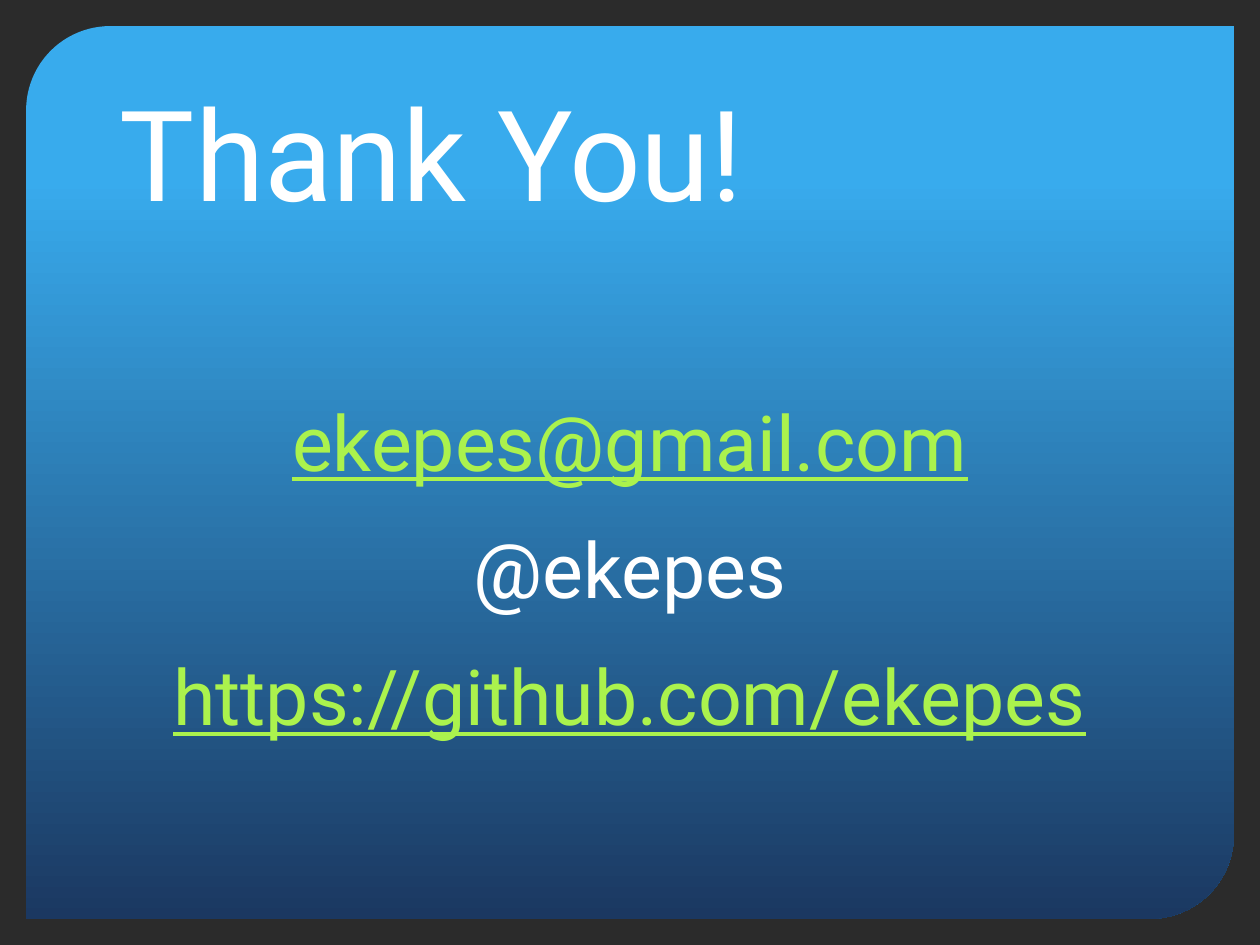
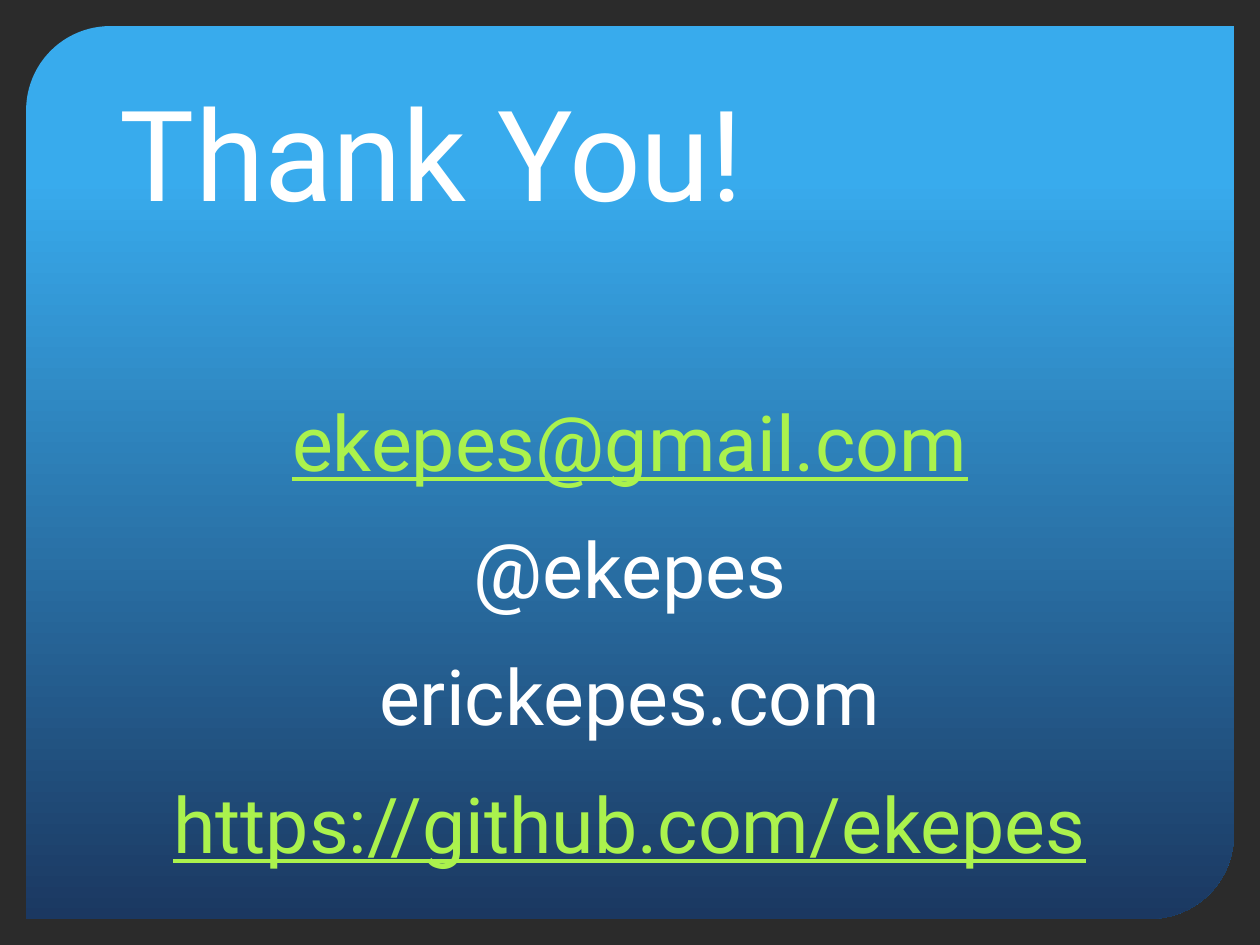
Before and after one commit to ekepes/Presentations, a slide deck: slide 13 of MicroORMs/MicroORMs - Keeping Your DBA Happy.pptx (slide 12 before the commit). Drawn at 1260x945 pixels with LibreOffice and Linux fonts; fonts in the diff are those of the drawing; background and template pictures are left out; a plain dark background stands for a picture behind light text. Boxes give left, top, right and bottom in pixels: in the first picture for what was removed or moved away, otherwise in the second. Text is boxed around its words. In the diff, an @@ line names an element or a change of style, - is before the commit and + after.

```diff
--- a/MicroORMs/MicroORMs - Keeping Your DBA Happy.pptx
+++ b/MicroORMs/MicroORMs - Keeping Your DBA Happy.pptx
@@ text at (x1=379, y1=667, x2=880, y2=741): paragraph added @@
+erickepes.com
```
Also in this commit, not shown: 1 other slide changed, 1 slide added.
